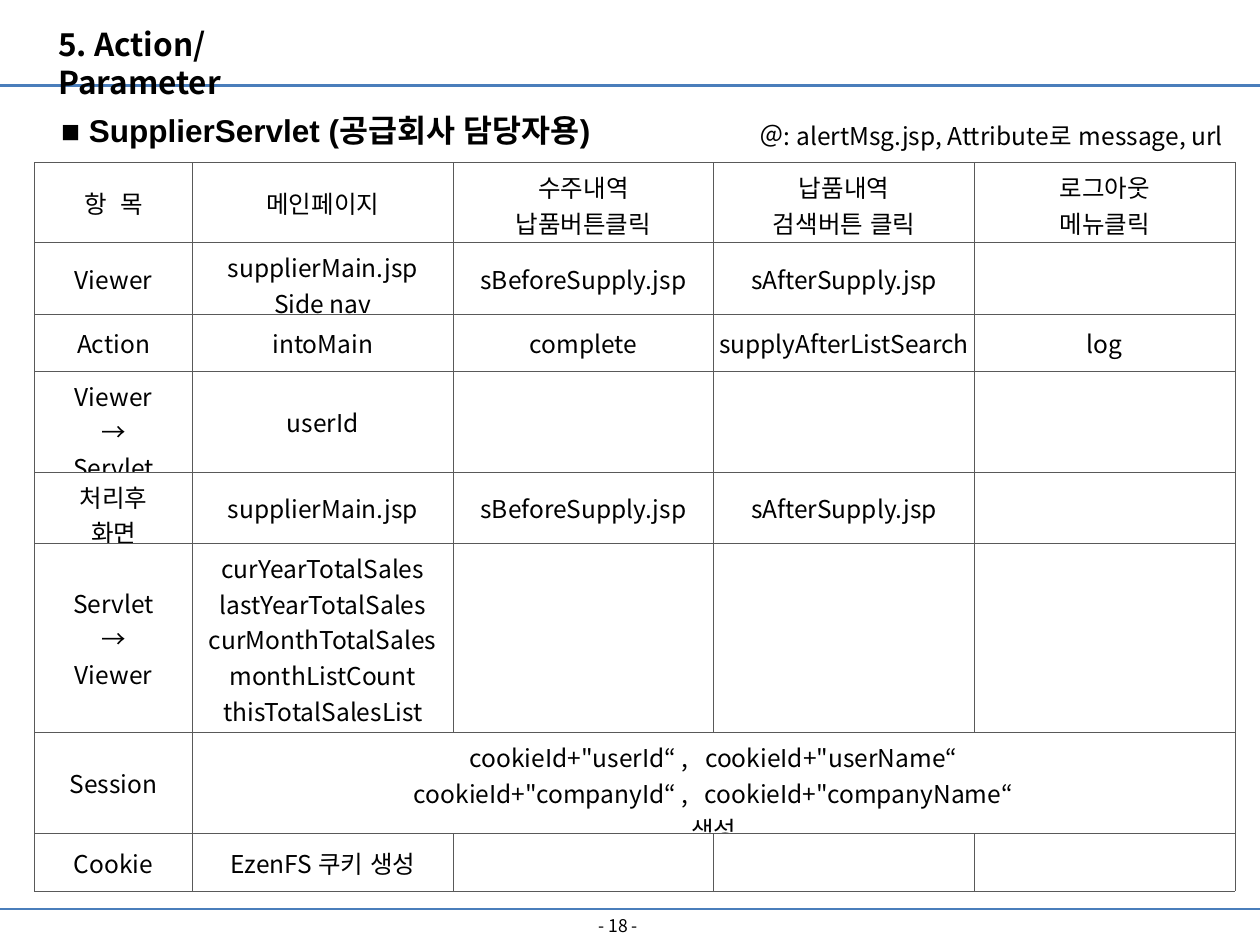
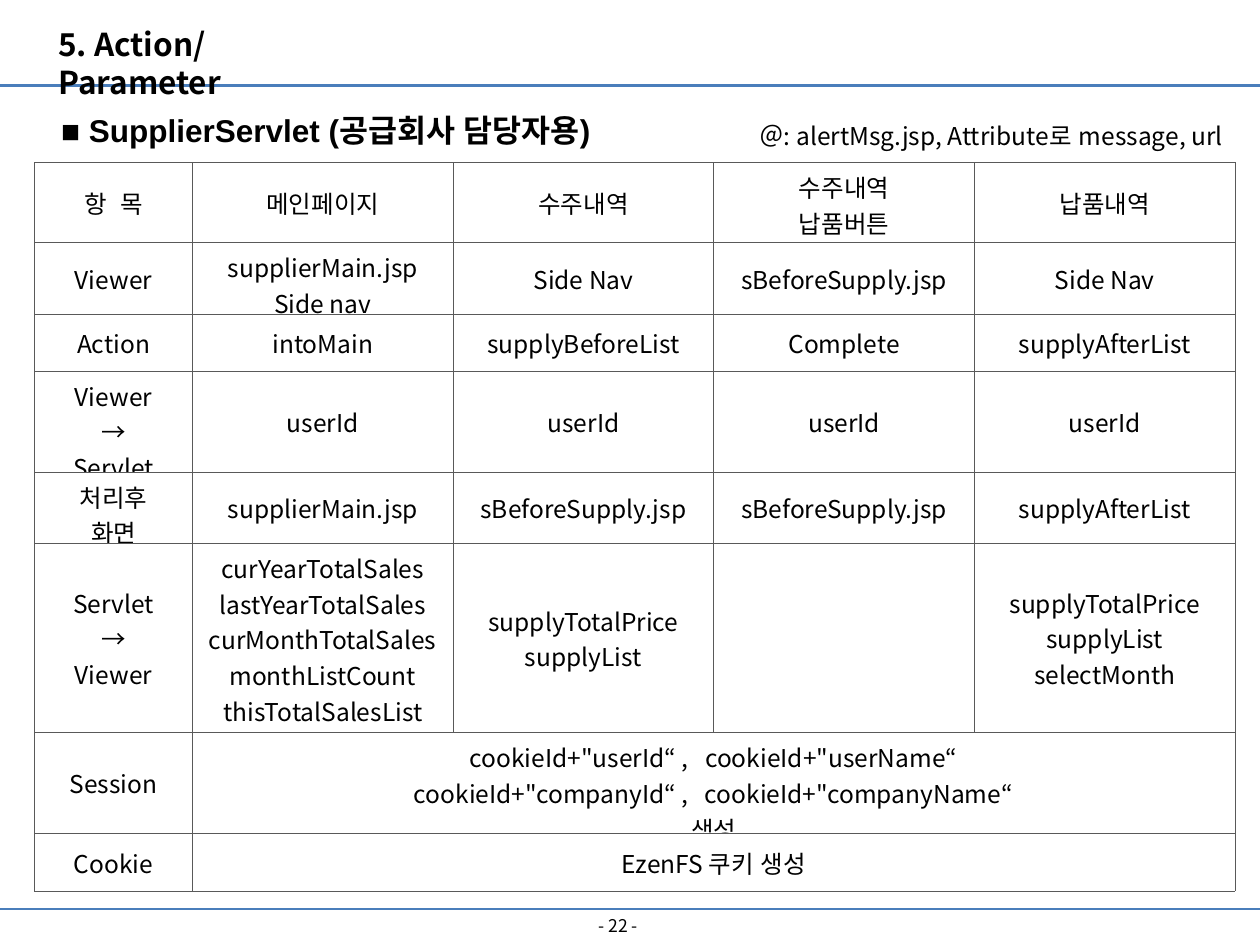
Before and after one commit to lx9203/fulfillmentBlue, a slide deck: slide 22 of file/PPT/Fulfillment 최종발표.pptx (slide 18 before the commit). Drawn at 1260x945 pixels with LibreOffice and Linux fonts; fonts in the diff are those of the drawing. Boxes give left, top, right and bottom in pixels: in the first picture for what was removed or moved away, otherwise in the second. Text is boxed around its words. In the diff, an @@ line names an element or a change of style, - is before the commit and + after.

```diff
--- a/file/PPT/Fulfillment 최종발표.pptx
+++ b/file/PPT/Fulfillment 최종발표.pptx
@@ table at (35, 163, 1236, 891) @@
-row 1: 항 목 | 메인페이지 | 수주내역 / 납품버튼클릭 | 납품내역 / 검색버튼 클릭 | 로그아웃 / 메뉴클릭
+row 1: 항 목 | 메인페이지 | 수주내역 | 수주내역 / 납품버튼 | 납품내역
-row 2: Viewer | supplierMain.jsp / Side nav | sBeforeSupply.jsp | sAfterSupply.jsp | 
+row 2: Viewer | supplierMain.jsp / Side nav | Side Nav | sBeforeSupply.jsp | Side Nav
-row 3: Action | intoMain | complete | supplyAfterListSearch | log
+row 3: Action | intoMain | supplyBeforeList | Complete | supplyAfterList
-row 4: Viewer / → / Servlet | userId |  |  | 
+row 4: Viewer / → / Servlet | userId | userId | userId | userId
-row 5, column 4: sAfterSupply.jsp
+row 5, column 4: sBeforeSupply.jsp
-row 5, column 5: 
+row 5, column 5: supplyAfterList
-row 6, column 3: 
+row 6, column 3: supplyTotalPrice / supplyList
-row 6, column 5: 
+row 6, column 5: supplyTotalPrice / supplyList / selectMonth
@@ page number at (609, 919, 628, 932): text changed @@
-- 18 -
+- 22 -
```
Also in this commit, not shown: 11 other slides changed, 6 slides added, 3 other files.
